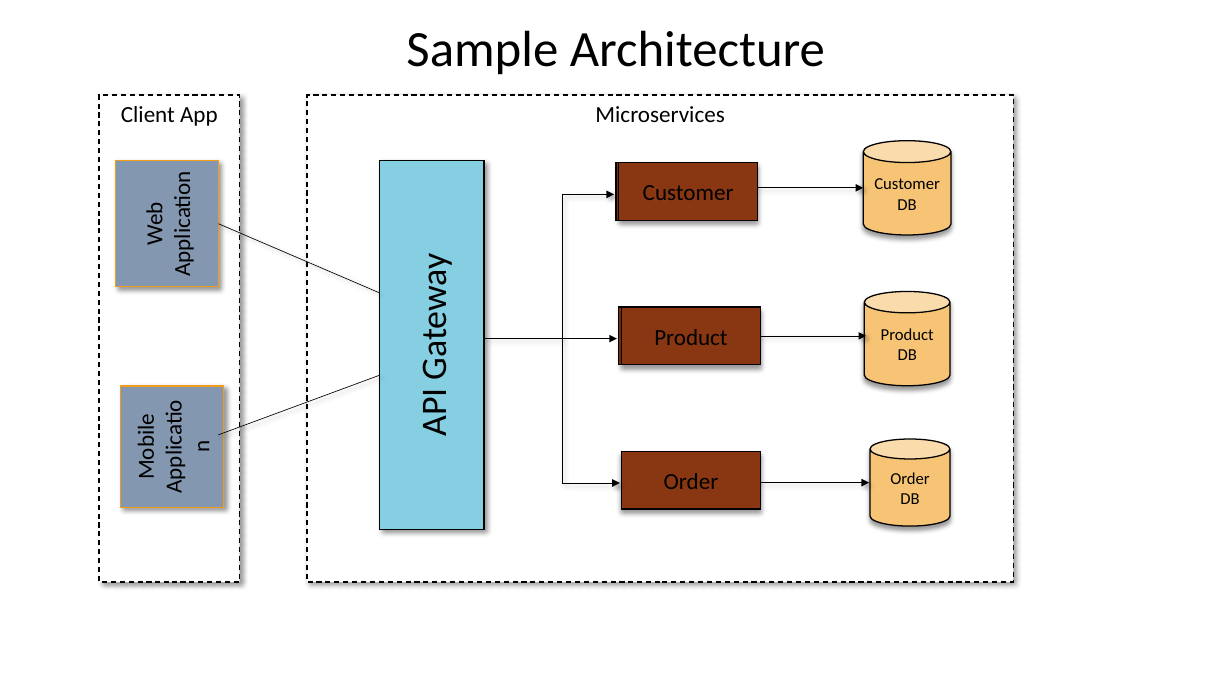
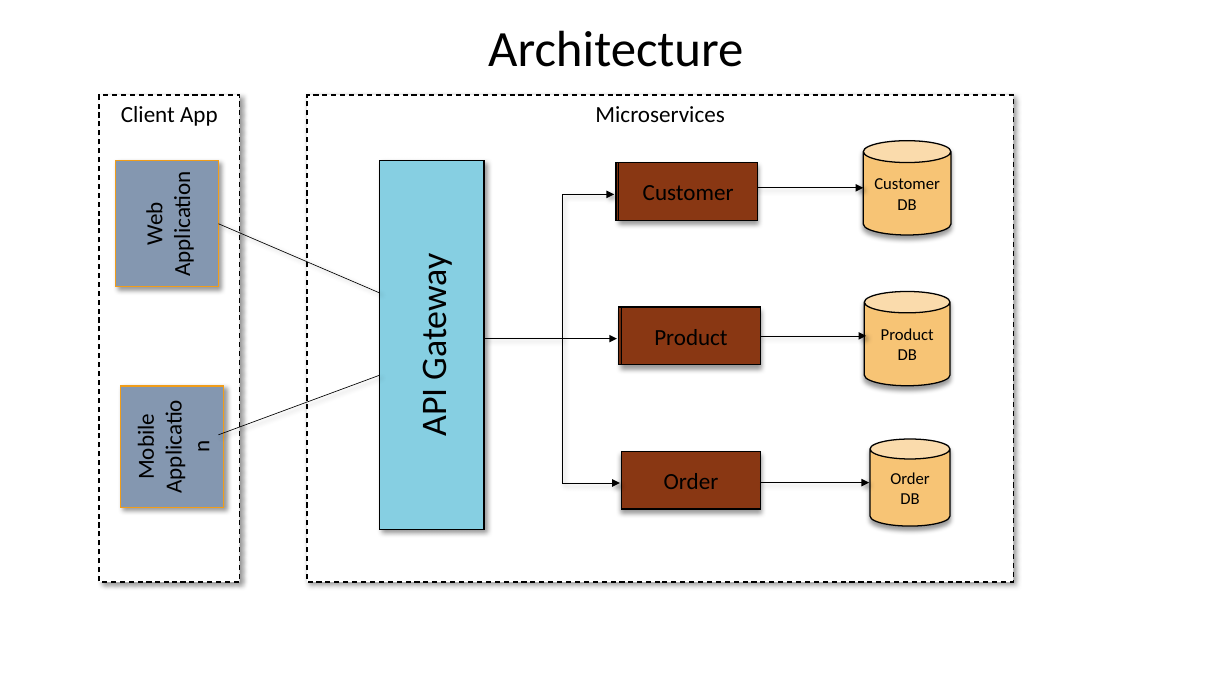
Before and after one commit to CoderTechWeb/ecommerce-service, a slide deck: slide 5 of Microservice.pptx. Drawn at 1232x693 pixels with LibreOffice and Linux fonts; fonts in the diff are those of the drawing. Boxes give left, top, right and bottom in pixels: in the first picture for what was removed or moved away, otherwise in the second. Text is boxed around its words. In the diff, an @@ line names an element or a change of style, - is before the commit and + after.

```diff
--- a/Microservice.pptx
+++ b/Microservice.pptx
@@ title at <box>488,30,743,67</box>: text changed @@
-Sample Architecture
+Architecture
```
Also in this commit, not shown: 17 other files.
